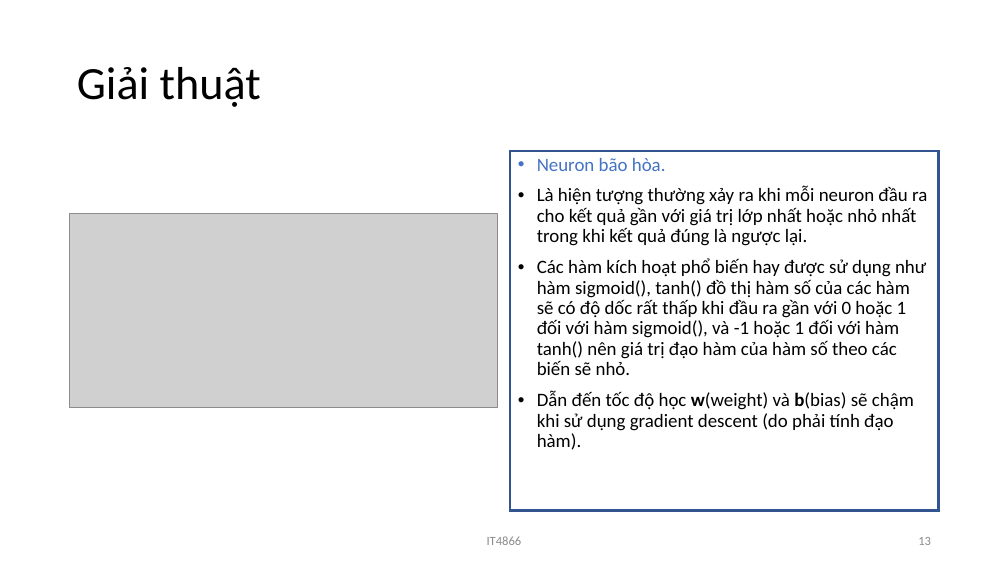
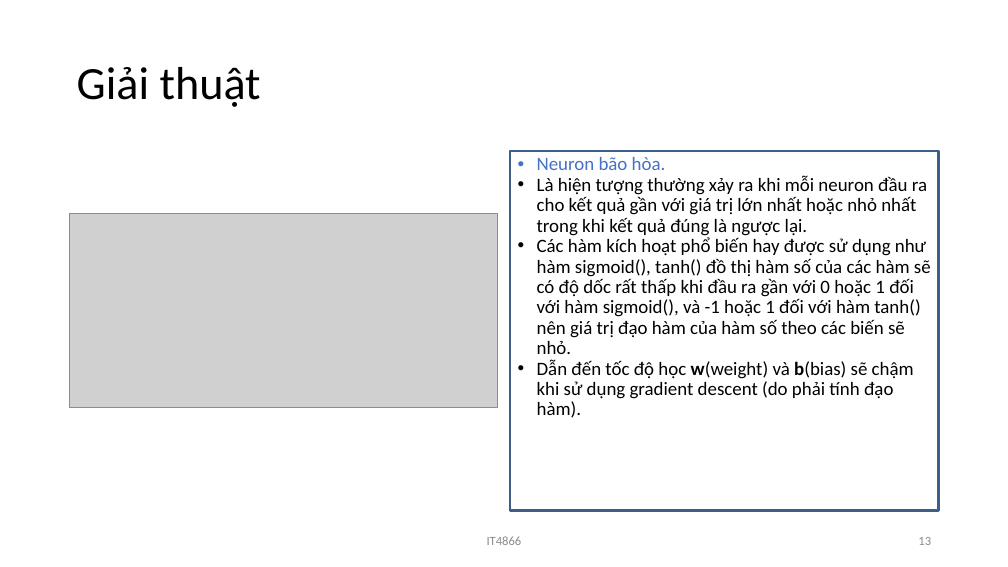
Before and after one commit to LuatVu/Hand-written-digits, a slide deck: slide 13 of Báo cáo/Slice báo cáo bài tập lớn.pptx. Drawn at 1008x567 pixels with LibreOffice and Linux fonts; fonts in the diff are those of the drawing; grey boxes stand for pictures; background and template pictures are left out. Boxes give left, top, right and bottom in pixels: in the first picture for what was removed or moved away, otherwise in the second. Text is boxed around its words. In the diff, an @@ line names an element or a change of style, - is before the commit and + after.

```diff
--- a/Báo cáo/Slice báo cáo bài tập lớn.pptx
+++ b/Báo cáo/Slice báo cáo bài tập lớn.pptx
@@ rectangle at box(510, 151, 939, 511): outline #325491 2.25 pt to #3A5F8C 2.24 pt @@
@@ text at box(537, 175, 927, 236): text changed @@
-• Là hiện tượng thường xảy ra khi mỗi neuron đầu ra cho kết quả gần với giá trị lớp nhất hoặc nhỏ nhất trong khi kết quả đúng là ngược lại.
+• Là hiện tượng thường xảy ra khi mỗi neuron đầu ra cho kết quả gần với giá trị lớn nhất hoặc nhỏ nhất trong khi kết quả đúng là ngược lại.
@@ text at box(537, 157, 931, 418): less space between paragraphs @@
```
Also in this commit, not shown: 30 other slides changed, 1 other file.
